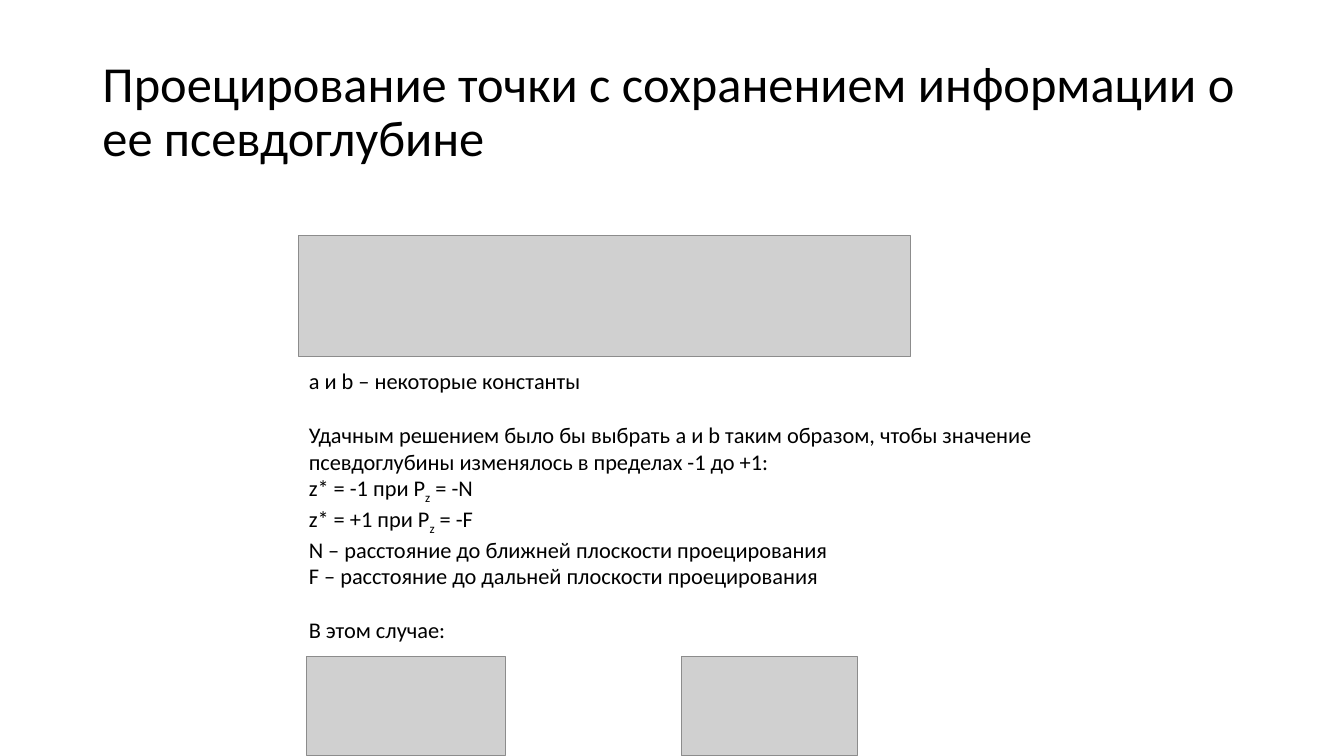
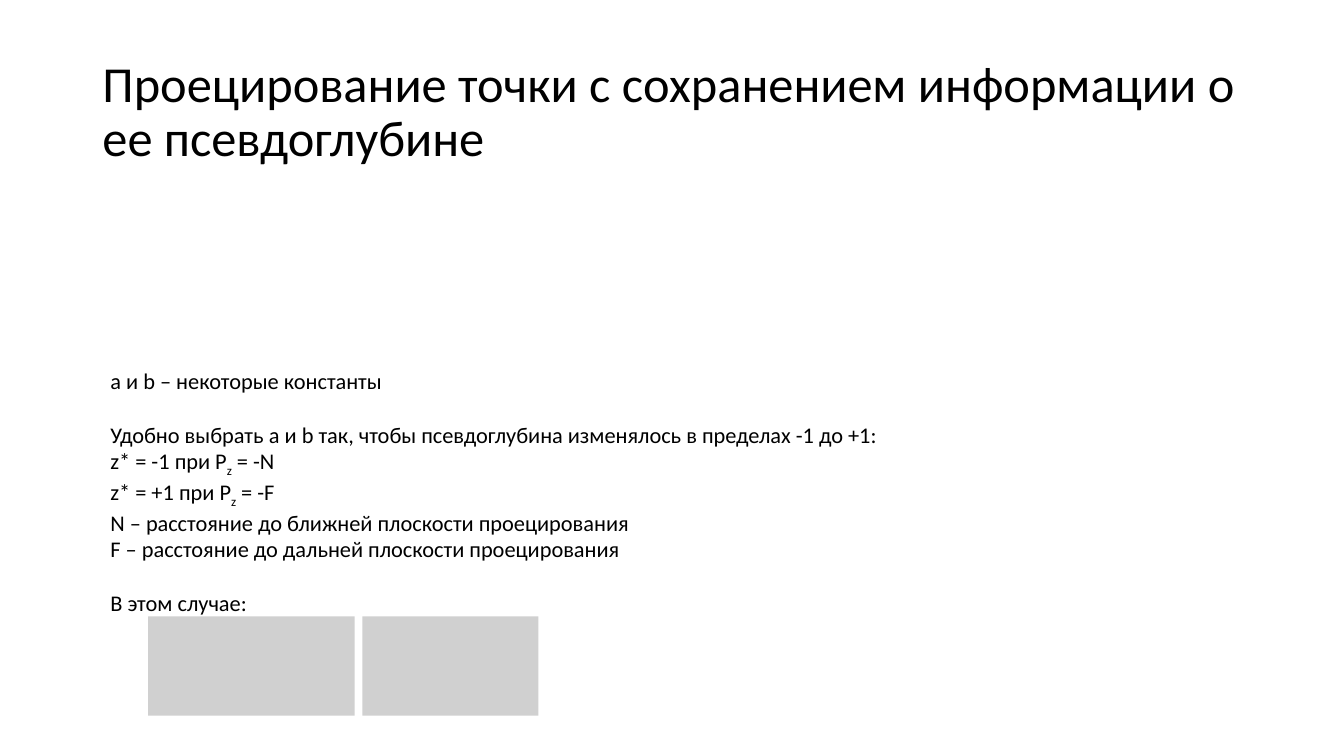
Before and after one commit to alexey-malov/cg-course, a slide deck: slide 140 of lectures/03 - Векторный анализ, трансформации и матрицы.pptx. Drawn at 1344x756 pixels with LibreOffice and Linux fonts; fonts in the diff are those of the drawing; grey boxes stand for pictures. Boxes give left, top, right and bottom in pixels: in the first picture for what was removed or moved away, otherwise in the second. Text is boxed around its words. In the diff, an @@ line names an element or a change of style, - is before the commit and + after.

```diff
--- a/lectures/03 - Векторный анализ, трансформации и матрицы.pptx
+++ b/lectures/03 - Векторный анализ, трансформации и матрицы.pptx
@@ picture removed at bbox=[299, 235, 910, 357] @@
@@ text "a и b – некоторые ...": place and size @@
-text "a и b – некоторые ..." at bbox=[309, 373, 1031, 642]
+text "a и b – некоторые ..." at bbox=[110, 373, 876, 615]
@@ text at bbox=[110, 427, 876, 447]: text changed @@
-Удачным решением было бы выбрать a и b таким образом, чтобы значение псевдоглубины изменялось в пределах -1 до +1:
+Удобно выбрать a и b так, чтобы псевдоглубина изменялось в пределах -1 до +1:
@@ picture added at bbox=[148, 617, 355, 716] @@
@@ picture added at bbox=[363, 617, 539, 716] @@
@@ picture removed at bbox=[307, 657, 505, 756] @@
@@ picture removed at bbox=[682, 657, 858, 756] @@
```
Also in this commit, not shown: 14 other slides changed, 2 slides added, 1 other file.
